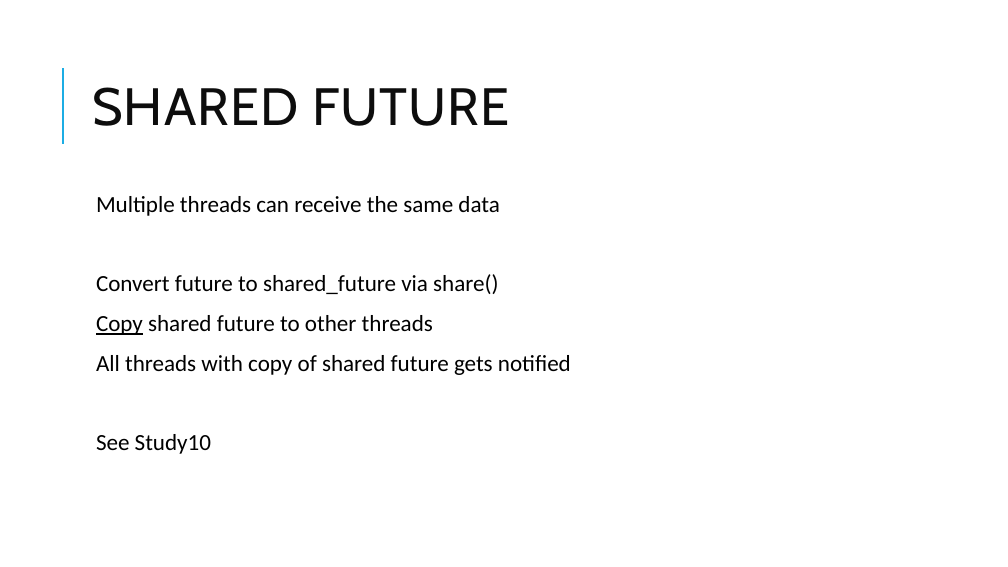
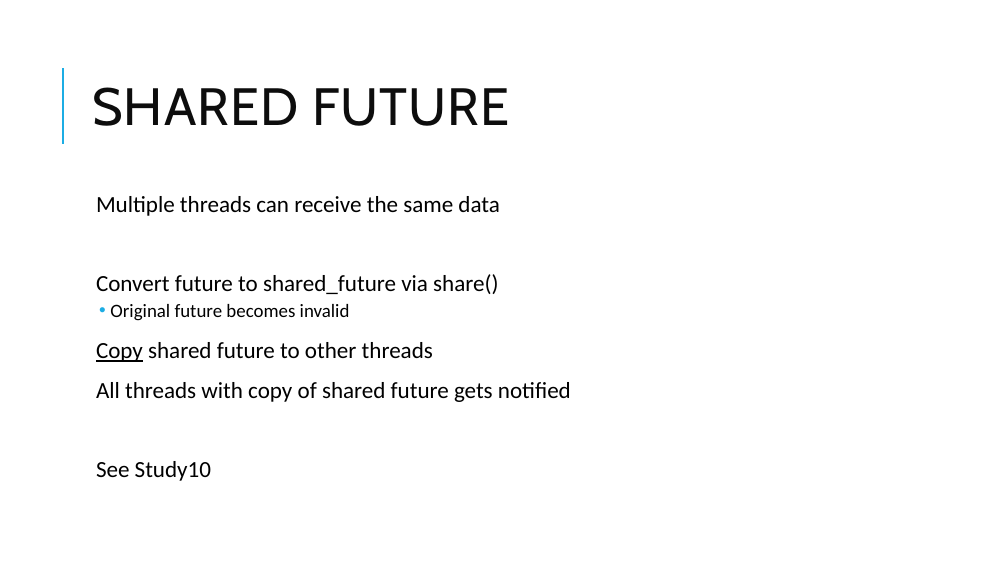
Before and after one commit to xeratol/ConcurrencyAndAlgorithms, a slide deck: slide 6 of docs/03_Synchronization.pptx. Drawn at 1008x567 pixels with LibreOffice and Linux fonts; fonts in the diff are those of the drawing. Boxes give left, top, right and bottom in pixels: in the first picture for what was removed or moved away, otherwise in the second. Text is boxed around its words. In the diff, an @@ line names an element or a change of style, - is before the commit and + after.

```diff
--- a/docs/03_Synchronization.pptx
+++ b/docs/03_Synchronization.pptx
@@ text at box(110, 304, 350, 321): paragraph added @@
+  • Original future becomes invalid
```
Also in this commit, not shown: 1 other slide changed, 2 other files.
